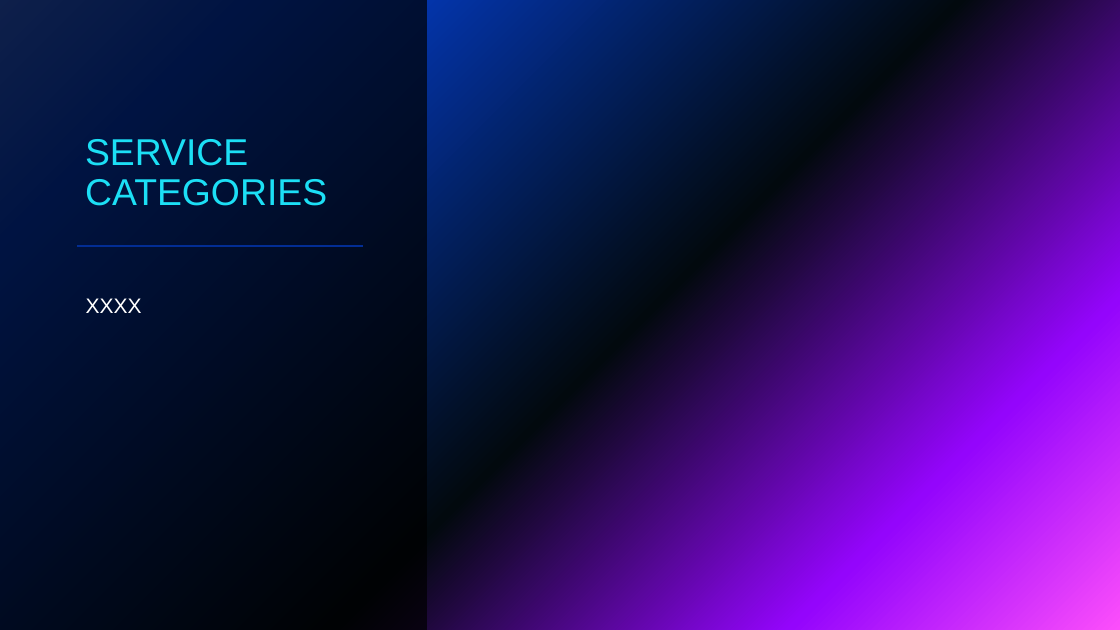
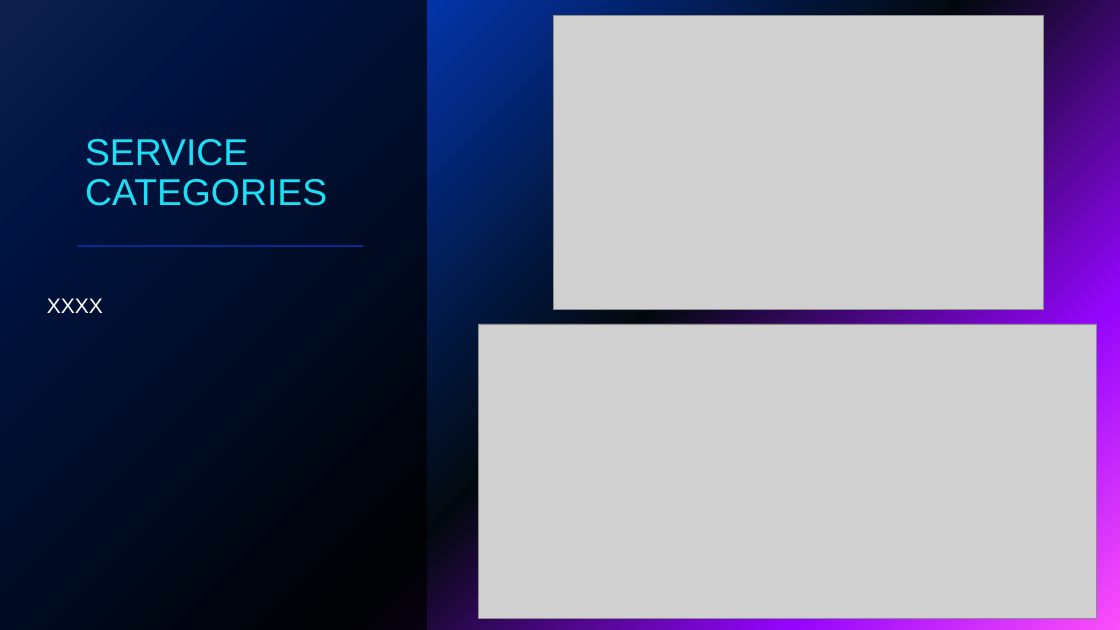
Before and after one commit to vokouns/us-healthcare-spending, a slide deck: slide 7 of Project 1 Presentation.pptx (slide 6 before the commit). Drawn at 1120x630 pixels with LibreOffice and Linux fonts; fonts in the diff are those of the drawing; grey boxes stand for pictures. Boxes give left, top, right and bottom in pixels: in the first picture for what was removed or moved away, otherwise in the second. Text is boxed around its words. In the diff, an @@ line names an element or a change of style, - is before the commit and + after.

Commit message:
updating presentation

```diff
--- a/Project 1 Presentation.pptx
+++ b/Project 1 Presentation.pptx
@@ picture added at <box>554,16,1044,310</box> @@
@@ text "XXXX": place and size @@
-text "XXXX" at <box>86,298,142,313</box>
+text "XXXX" at <box>47,298,103,313</box>
@@ picture added at <box>478,324,1096,618</box> @@
```
Also in this commit, not shown: 4 other slides changed, 4 slides added.
